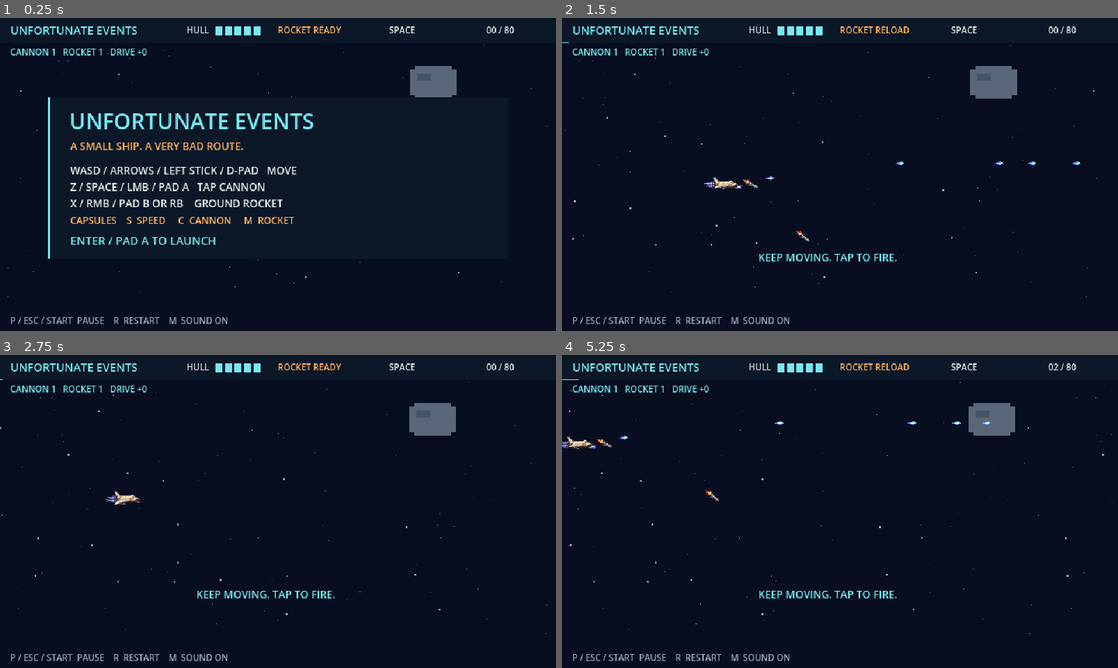
Above: before the commit, frames 1-4 (two rows, left to right).
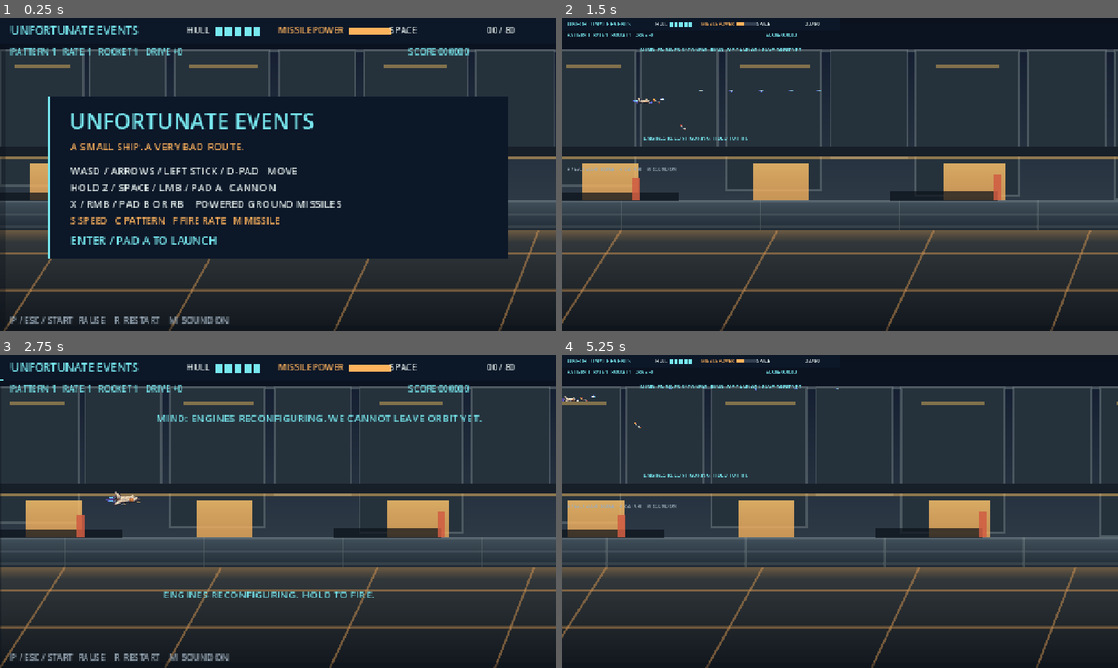
Above: after the commit, the same moments.

Repository: Jonty303/Unfortunate-Events
Game: Godot game, scene res://main.tscn
The game is run twice, just before and just after one commit, with the same random seed, the same clock (stepped at 60 frames per second) and the same inputs.
Inputs (mouse positions are in pixels of both pictures, inside the frame that each line leads up to):
- Up to frame 1 (0.25 s): no input
- Up to frame 2 (1.5 s): tap Enter at 0.5 s; move the mouse to (962, 158) at 0.52 s; hold D 0.53-1.28 s; hold Z 0.53-1.28 s; click (962, 158) at 0.67 s; tap Space at 0.77, 1.07 s; tap X at 0.8, 1.35 s; move the mouse to (728, 190) at 1.27 s; hold S from 1.28 s (still down); click (728, 190) at 1.42 s
- Up to frame 3 (2.75 s): tap Space at 1.52, 1.82 s; tap Enter at 1.55, 2.1 s; move the mouse to (333, 442) at 2.02 s; release S at 2.03 s; hold D from 2.03 s (still down); click (333, 442) at 2.17 s; tap R at 2.3 s
- Up to frame 4 (5.25 s): move the mouse to (812, 574) at 2.77 s; release D at 2.78 s; hold W 2.78-3.53 s; tap R at 2.85 s; click (812, 574) at 2.92 s; tap Space at 3.02, 3.05, 3.32, 4.52, 4.82 s; move the mouse to (1006, 558) at 3.52 s; hold Space 3.53-4.28 s; hold A 3.53-5.03 s; click (1006, 558) at 3.67 s; tap Z at 3.8, 4.35 s; move the mouse to (673, 464) at 4.27 s; click (673, 464) at 4.42 s; tap X at 4.55, 5.1 s; move the mouse to (867, 511) at 5.02 s; hold S from 5.03 s (still down); click (867, 511) at 5.17 s

The runs differ from the first frame. In frame 1, 38% of the frame differs, in the area x 0-100%, y 2-100%; in frame 2, 74%; in frame 3, 74%; in frame 4, 74%, in the area x 0-100%, y 1-100%.

Commit message:
Start milestone 01 opening slice

Diff:
--- /dev/null
+++ b/initial prototype/assets/backdrops/hangar.svg
@@ -0,0 +1,26 @@
+<svg xmlns="http://www.w3.org/2000/svg" width="2560" height="720" viewBox="0 0 2560 720">
+  <defs>
+    <linearGradient id="sky" x2="0" y2="1"><stop stop-color="#101a2e"/><stop offset=".72" stop-color="#35424b"/><stop offset="1" stop-color="#111c25"/></linearGradient>
+    <linearGradient id="floor" x2="0" y2="1"><stop stop-color="#6e5b43"/><stop offset=".12" stop-color="#31373a"/><stop offset="1" stop-color="#11171d"/></linearGradient>
+    <linearGradient id="glow" x2="0" y2="1"><stop stop-color="#ffcb75" stop-opacity=".9"/><stop offset="1" stop-color="#ff7a3b" stop-opacity="0"/></linearGradient>
+    <linearGradient id="steel" x2="0" y2="1"><stop stop-color="#72808a"/><stop offset=".12" stop-color="#3f4d58"/><stop offset="1" stop-color="#202b35"/></linearGradient>
+    <pattern id="grid" width="96" height="48" patternUnits="userSpaceOnUse"><path d="M0 0H96M0 0V48" fill="none" stroke="#aeb8ba" stroke-opacity=".1" stroke-width="2"/></pattern>
+  </defs>
+  <rect width="2560" height="720" fill="url(#sky)"/>
+  <path d="M0 0h2560v74H0z" fill="#0b1220"/><path d="M0 72h2560v8H0z" fill="#6d7880" opacity=".55"/>
+  <g fill="#25323c" stroke="#8a9698" stroke-opacity=".38" stroke-width="4">
+    <path d="M0 74h192v312H0zM206 74h176v228H206zM402 74h218v322H402zM642 74h176v248H642zM838 74h238v334H838zM1096 74h180v238h-180zM1296 74h220v342h-220zM1536 74h188v245h-188zM1744 74h232v332h-232zM1992 74h180v232h-180zM2192 74h206v334h-206zM2418 74h142v258h-142z"/>
+  </g>
+  <g fill="url(#grid)"><path d="M0 74h2560v344H0z"/></g>
+  <g fill="#c09a57" opacity=".6"><path d="M34 106h126v9H34zM434 106h160v9H434zM884 106h146v9H884zM1334 106h138v9h-138zM1780 106h148v9h-148zM2232 106h136v9h-136z"/></g>
+  <path d="M0 296h2560v22H0z" fill="#171f29"/><path d="M0 318h2560v6H0z" fill="#f0b65f" opacity=".52"/>
+  <g fill="#f0b65f" opacity=".7"><path d="M70 334h130v84H70zM464 334h128v84H464zM902 334h142v84H902zM1344 334h130v84h-130zM1790 334h138v84h-138zM2220 334h132v84h-132z"/></g>
+  <g fill="url(#glow)" opacity=".54"><path d="M70 334h130v180H70zM464 334h128v180H464zM902 334h142v180H902zM1344 334h130v180h-130zM1790 334h138v180h-138zM2220 334h132v180h-132z"/></g>
+  <path d="M0 418h2560v70H0z" fill="url(#steel)"/>
+  <g stroke="#a9b1aa" stroke-opacity=".28" stroke-width="3" fill="none"><path d="M0 452h2560M0 480h2560M160 418v70M480 418v70M800 418v70M1120 418v70M1440 418v70M1760 418v70M2080 418v70M2400 418v70"/></g>
+  <path d="M0 488h2560v232H0z" fill="url(#floor)"/>
+  <g fill="none" stroke="#d29451" stroke-opacity=".5" stroke-width="5"><path d="M0 542h2560M0 627h2560"/><path d="M160 488l-150 232M520 488l-130 232M880 488L770 720M1240 488l-90 232M1600 488l-50 232M1960 488l-10 232M2320 488l30 232"/></g>
+  <g fill="#0a1018" opacity=".72"><path d="M0 402h292v20H0zM778 398h248v24H778zM1670 401h318v21h-318zM2220 400h240v22h-240z"/></g>
+  <g fill="#d05b42" opacity=".85"><path d="M186 368h18v50h-18zM1018 360h16v58h-16zM1510 366h18v52h-18zM2380 362h18v56h-18z"/></g>
+  <path d="M0 0h2560v720H0z" fill="none" stroke="#0a0f18" stroke-width="28" opacity=".35"/>
+</svg>
--- /dev/null
+++ b/initial prototype/assets/backdrops/orbit.svg
@@ -0,0 +1,18 @@
+<svg xmlns="http://www.w3.org/2000/svg" width="2560" height="720" viewBox="0 0 2560 720">
+  <defs>
+    <linearGradient id="space" x2="0" y2="1"><stop stop-color="#080d1e"/><stop offset=".7" stop-color="#18223a"/><stop offset="1" stop-color="#364554"/></linearGradient>
+    <linearGradient id="planet" x2="0" y2="1"><stop stop-color="#a6bdad"/><stop offset=".2" stop-color="#6d887f"/><stop offset="1" stop-color="#283d48"/></linearGradient>
+    <linearGradient id="atmo" x2="0" y2="1"><stop stop-color="#7dd1dc" stop-opacity="0"/><stop offset=".7" stop-color="#7dd1dc" stop-opacity=".22"/><stop offset="1" stop-color="#c3e6cc" stop-opacity=".72"/></linearGradient>
+    <radialGradient id="nebula"><stop stop-color="#6e517c" stop-opacity=".45"/><stop offset="1" stop-color="#202344" stop-opacity="0"/></radialGradient>
+  </defs>
+  <rect width="2560" height="720" fill="url(#space)"/>
+  <ellipse cx="1850" cy="260" rx="760" ry="360" fill="url(#nebula)"/>
+  <g fill="#e7f0ef"><circle cx="112" cy="96" r="2"/><circle cx="286" cy="203" r="3"/><circle cx="492" cy="66" r="2"/><circle cx="724" cy="179" r="2"/><circle cx="943" cy="98" r="3"/><circle cx="1182" cy="251" r="2"/><circle cx="1394" cy="78" r="2"/><circle cx="1580" cy="188" r="3"/><circle cx="1800" cy="65" r="2"/><circle cx="2105" cy="154" r="2"/><circle cx="2331" cy="83" r="3"/><circle cx="2480" cy="222" r="2"/></g>
+  <g fill="#95bbc8" opacity=".5"><circle cx="182" cy="260" r="1"/><circle cx="610" cy="286" r="1"/><circle cx="1010" cy="214" r="1"/><circle cx="1480" cy="305" r="1"/><circle cx="1990" cy="286" r="1"/><circle cx="2250" cy="254" r="1"/></g>
+  <ellipse cx="1260" cy="758" rx="1380" ry="326" fill="url(#planet)"/>
+  <ellipse cx="1260" cy="688" rx="1390" ry="340" fill="url(#atmo)"/>
+  <path d="M0 659q180-72 356-30t316-8 322 22 338-28 330 32 310-24 318 26v130H0Z" fill="#31434a" opacity=".85"/>
+  <path d="M0 690q160-24 315-4t312-25 319 28 350-19 340 20 302-25 345 21v70H0Z" fill="#25383e" opacity=".9"/>
+  <g fill="#b6c4b6" opacity=".35"><path d="M168 658l70-90 75 90zM540 660l44-64 60 64zM940 665l86-103 98 103zM1410 661l54-76 79 76zM1798 666l83-102 93 102zM2240 665l48-68 74 68z"/></g>
+  <path d="M0 607q200-48 400 0t400 0 400 0 400 0 400 0 400 0 400 0" fill="none" stroke="#addde2" stroke-opacity=".36" stroke-width="5"/>
+</svg>
--- /dev/null
+++ b/initial prototype/assets/backdrops/overland.svg
@@ -0,0 +1,23 @@
+<svg xmlns="http://www.w3.org/2000/svg" width="2560" height="720" viewBox="0 0 2560 720">
+  <defs>
+    <linearGradient id="sky" x2="0" y2="1"><stop stop-color="#7293a2"/><stop offset=".52" stop-color="#bac2b4"/><stop offset="1" stop-color="#e1b888"/></linearGradient>
+    <linearGradient id="haze" x2="0" y2="1"><stop stop-color="#f1d1a2" stop-opacity="0"/><stop offset="1" stop-color="#eac294" stop-opacity=".76"/></linearGradient>
+    <linearGradient id="ground" x2="0" y2="1"><stop stop-color="#766748"/><stop offset=".18" stop-color="#514b39"/><stop offset="1" stop-color="#292d2b"/></linearGradient>
+    <linearGradient id="ridge" x2="0" y2="1"><stop stop-color="#596d69"/><stop offset="1" stop-color="#374946"/></linearGradient>
+    <pattern id="rock" width="116" height="52" patternUnits="userSpaceOnUse"><path d="M8 42l18-16 19 5 9-15 22 8 13-13 19 26" fill="none" stroke="#d6b178" stroke-opacity=".12" stroke-width="4"/></pattern>
+  </defs>
+  <rect width="2560" height="720" fill="url(#sky)"/>
+  <circle cx="2060" cy="142" r="76" fill="#f4d4a2" opacity=".72"/><circle cx="2060" cy="142" r="112" fill="#f4d4a2" opacity=".12"/>
+  <path d="M0 386L120 333 258 361 402 290 535 343 678 275 798 326 931 248 1068 328 1191 277 1320 340 1472 258 1610 333 1742 268 1860 320 2002 239 2145 322 2274 269 2390 319 2560 253V520H0Z" fill="#71847a"/>
+  <path d="M0 420L145 364 276 398 418 320 540 387 683 317 816 370 956 300 1093 372 1234 318 1363 386 1504 306 1643 376 1777 320 1905 365 2048 285 2189 366 2317 321 2441 369 2560 308V550H0Z" fill="url(#ridge)"/>
+  <g fill="#384c47" opacity=".84"><path d="M0 467h2560v116H0z"/><path d="M82 452l41-56 43 56zM196 462l56-76 59 76zM386 468l42-67 50 67zM633 466l52-78 62 78zM900 466l44-62 49 62zM1132 467l62-86 60 86zM1460 465l50-75 58 75zM1770 466l50-68 57 68zM2070 467l61-87 68 87zM2380 465l48-73 61 73z"/></g>
+  <rect y="350" width="2560" height="210" fill="url(#haze)"/>
+  <path d="M0 484l180-8 166 17 142-12 146 15 132-10 175 16 146-18 179 11 161-14 155 12 168-19 170 11 202-13 138 17v236H0Z" fill="url(#ground)"/>
+  <path d="M0 510l180-8 166 17 142-12 146 15 132-10 175 16 146-18 179 11 161-14 155 12 168-19 170 11 202-13 138 17v210H0Z" fill="url(#rock)"/>
+  <path d="M0 494l180-8 166 17 142-12 146 15 132-10 175 16 146-18 179 11 161-14 155 12 168-19 170 11 202-13 138 17" fill="none" stroke="#d9c089" stroke-width="9" opacity=".58"/>
+  <g fill="#343a37" opacity=".85"><path d="M140 482l18-28 18 28zM320 490l16-32 22 32zM594 493l18-35 22 35zM834 504l18-32 24 32zM1125 496l20-38 24 38zM1432 501l18-32 25 32zM1763 490l22-38 24 38zM2108 497l18-35 24 35zM2390 487l21-40 25 40z"/></g>
+  <path d="M0 552h2560" stroke="#242e2d" stroke-width="6" opacity=".85"/>
+  <g fill="#59605a" opacity=".58"><path d="M80 550h208v14H80zM420 551h156v12H420zM760 550h240v14H760zM1210 551h182v12h-182zM1610 550h228v14h-228zM2030 551h184v12h-184zM2350 550h150v13h-150z"/></g>
+  <g stroke="#d49b63" stroke-width="4" opacity=".42"><path d="M0 602h2560M0 676h2560"/><path d="M240 555l-130 165M750 555l-60 165M1320 555l20 165M1900 555l100 165M2450 555l170 165"/></g>
+  <path d="M0 0h2560v720H0z" fill="none" stroke="#26312f" stroke-width="24" opacity=".18"/>
+</svg>
--- a/initial prototype/game.gd
+++ b/initial prototype/game.gd
@@ -6,7 +6,7 @@
 const ROCKET_LAUNCH := Vector2(225, 82)
 const ROCKET_DROP := 110.0
 const SPEED_GREEN := Color("99dfaa")
-const PICKUP_ORDER := ["S", "C", "M"]
+const PICKUP_ORDER := ["S", "C", "M", "F"]
 const TANK_PIVOT := Vector2(-7, -1)
 const RAIL_PIVOT := Vector2(3, 2)
 const RAIL_LOAD := Vector2(5, -5)
@@ -29,17 +29,25 @@
 	"heavy_rocket": preload("res://assets/flight/heavy_rocket.png"),
 	"rocket_drive": preload("res://assets/flight/rocket_drive.png"),
 	"muzzle_flash": preload("res://assets/flight/muzzle_flash.png"),
-	"shield_hit": preload("res://assets/flight/shield_hit.png"),
 	"impact": preload("res://assets/flight/impact.png"),
 	"small_explosion": preload("res://assets/flight/small_explosion.png"),
 	"debris_cloud": preload("res://assets/flight/debris_cloud.png"),
 }
 # Horizontal strips use equal-width cells. Rates are in frames per second.
-const FRAME_COUNTS := {"shuttle_bank": 5, "main_drive": 6, "rocket_drive": 4, "muzzle_flash": 4, "shield_hit": 8, "impact": 6, "small_explosion": 9, "debris_cloud": 9}
-const EFFECT_FPS := {"muzzle_flash": 48.0, "shield_hit": 18.0, "impact": 28.0, "small_explosion": 22.0, "debris_cloud": 14.0}
+const FRAME_COUNTS := {"shuttle_bank": 5, "main_drive": 6, "rocket_drive": 4, "muzzle_flash": 4, "impact": 6, "small_explosion": 9, "debris_cloud": 9}
+const EFFECT_FPS := {"muzzle_flash": 48.0, "impact": 28.0, "small_explosion": 22.0, "debris_cloud": 14.0}
+const BACKDROPS := {
+	"hangar": preload("res://assets/backdrops/hangar.svg"),
+	"overland": preload("res://assets/backdrops/overland.svg"),
+	"orbit": preload("res://assets/backdrops/orbit.svg"),
+}
 const SIZE := Vector2(640, 360)
+const OUTPUT_SIZE := Vector2(1280, 720)
+const CANNON_INTERVAL := 0.18
+const MISSILE_POWER_COST := 35.0
+const MISSILE_POWER_REGEN := 12.0
 const DURATION := 80.0
-const LAND_START := 32.0
+const LAND_START := 8.0
 const SCROLL := 68.0
 const CYAN := Color("78e8ef")
 const PAPER := Color("e4f0ed")
@@ -51,20 +59,25 @@
 var state := "title"
 var paused := false
 var enemies: Array[Dictionary] = []
+var structures: Array[Dictionary] = []
 var shots: Array[Dictionary] = []
 var sparks: Array[Dictionary] = []
 var events: Array[Dictionary] = []
 var next_event := 0
 var kills := 0
+var score := 0
 var speed_boosts := 0
 var effects: Array[Dictionary] = []
 var missile_wait := 0.0
+var cannon_wait := 0.0
+var missile_power := 100.0
 var font: Font
 var bank := 0.0
 var stars: Array[Vector3] = []
 var rng := RandomNumberGenerator.new()
 var capture := false
 var cannon_level := 1
+var cannon_rate_level := 1
 var missile_level := 1
 var pickups: Array[Dictionary] = []
 var next_pickup := 6.0
@@ -134,6 +147,9 @@
 	elif kind == "C":
 		cannon_level = mini(3, cannon_level + 1)
 		notice = "CANNON %d / %s" % [cannon_level, "TWIN" if cannon_level == 2 else "THREE-WAY"]
+	elif kind == "F":
+		cannon_rate_level = mini(3, cannon_rate_level + 1)
+		notice = "FIRE RATE %d / 3" % cannon_rate_level
 	else:
 		missile_level = mini(3, missile_level + 1)
 		notice = "ROCKET %d / %s" % [missile_level, "TWIN LAUNCH" if missile_level == 2 else "HEAVY + FAST RELOAD"]
@@ -169,9 +185,10 @@
 		for member in range(4):
 			events.append({"time": 3.0 + wave * 4.0 + member * 0.45, "kind": "fighter", "y": 80.0 + (wave % 4) * 45.0})
 	for wave in range(8):
-		events.append({"time": 38.0 + wave * 4.5, "kind": "tank" if wave % 2 == 0 else "launcher", "y": 308.0})
+		events.append({"time": 12.0 + wave * 6.5, "kind": "tank" if wave % 2 == 0 else "launcher", "y": 308.0})
+		events.append({"time": 15.0 + wave * 5.8, "kind": "building_military" if wave % 2 == 0 else "building_civilian", "y": 318.0})
 		for member in range(3):
-			events.append({"time": 39.0 + wave * 4.5 + member * 0.55, "kind": "fighter", "y": 90.0 + (wave % 3) * 50.0})
+			events.append({"time": 13.0 + wave * 6.5 + member * 0.55, "kind": "fighter", "y": 90.0 + (wave % 3) * 50.0})
 	events.sort_custom(func(a: Dictionary, b: Dictionary) -> bool: return a.time < b.time)
 
 func start() -> void:
@@ -181,9 +198,13 @@
 	invulnerable = 0.0
 	elapsed = 0.0
 	missile_wait = 0.0
+	cannon_wait = 0.0
+	missile_power = 100.0
 	next_event = 0
 	kills = 0
+	score = 0
 	cannon_level = 1
+	cannon_rate_level = 1
 	missile_level = 1
 	speed_boosts = 0
 	effects.clear()
@@ -192,7 +213,10 @@
 	pickup_number = 0
 	notice_time = 0
 	paused = false
+	notice = "MIND: ENGINES RECONFIGURING. WE CANNOT LEAVE ORBIT YET."
+	notice_time = 4.0
 	enemies.clear()
+	structures.clear()
 	shots.clear()
 	sparks.clear()
 	state = "playing"
@@ -235,7 +259,8 @@
 	queue_redraw()
 
 func fire_cannon() -> void:
-	if state == "playing" and not paused:
+	if state == "playing" and not paused and cannon_wait <= 0.0:
+		cannon_wait = cannon_fire_interval()
 		if cannon_level == 2:
 			flight_effect("muzzle_flash", Vector2(20, -1))
 			flight_effect("muzzle_flash", Vector2(20, 7))
@@ -250,8 +275,12 @@
 				shots.append({"p": player + Vector2(17, 3), "v": Vector2(510, 510 * slope), "friendly": true, "damage": 1, "missile": false})
 		sound_effect("cannon")
 
+func cannon_fire_interval() -> float:
+	return maxf(0.09, CANNON_INTERVAL - float(cannon_rate_level - 1) * 0.035)
+
 func fire_missile() -> void:
-	if state == "playing" and not paused and missile_wait <= 0.0:
+	if state == "playing" and not paused and missile_wait <= 0.0 and missile_power >= MISSILE_POWER_COST:
+		missile_power -= MISSILE_POWER_COST
 		shots.append({"p": player + Vector2(2, 6), "v": ROCKET_LAUNCH, "friendly": true, "damage": 4, "missile": true})
 		missile_wait = 0.45
 		if missile_level >= 2:
@@ -272,6 +301,9 @@
 			effects.remove_at(i)
 
 func spawn_enemy(kind: String, pos: Vector2) -> void:
+	if kind.begins_with("building_"):
+		structures.append({"kind": kind.trim_prefix("building_"), "p": Vector2(pos.x, ground_y()), "hp": 3 if kind.ends_with("military") else 2, "flash": 0.0})
+		return
 	enemies.append({"kind": kind, "p": pos, "base_y": pos.y, "age": 0.0, "hp": 2 if kind == "fighter" else 4, "fire": 1.3, "flash": 0.0, "elevation": 0.0, "fired_ago": 10.0})
 
 func _physics_process(delta: float) -> void:
@@ -307,6 +339,13 @@
 		elif pickups[i].p.x < -20:
 			pickups.remove_at(i)
 	missile_wait = maxf(0, missile_wait - delta)
+	cannon_wait = maxf(0, cannon_wait - delta)
+	missile_power = minf(100.0, missile_power + MISSILE_POWER_REGEN * delta)
+	var cannon_held := Input.is_physical_key_pressed(KEY_Z) or Input.is_physical_key_pressed(KEY_SPACE) or Input.is_mouse_button_pressed(MOUSE_BUTTON_LEFT)
+	for device in Input.get_connected_joypads():
+		cannon_held = cannon_held or Input.is_joy_button_pressed(device, JOY_BUTTON_A)
+	if cannon_held and cannon_wait <= 0.0:
+		fire_cannon()
 	invulnerable = maxf(0, invulnerable - delta)
 	var speed := START_SPEED + SPEED_INCREMENT * speed_boosts
 	var old_y := player.y
@@ -324,6 +363,10 @@
 		var ev: Dictionary = events[next_event]
 		spawn_enemy(ev.kind, Vector2(665, ev.y))
 		next_event += 1
+	for building in structures:
+		building.p.x -= SCROLL * delta
+		building.p.y = ground_y()
+		building.flash = maxf(0.0, building.flash - delta)
 	for e in enemies:
 		e.age += delta
 		e.flash = maxf(0, e.flash - delta)
@@ -342,6 +385,18 @@
 			s.p += s.v * delta
 		var spent := false
 		if s.friendly:
+			for building in structures:
+				var building_box := Rect2(building.p + Vector2(-18, -42), Vector2(36, 42))
+				if segment_hits(previous, s.p, building_box.grow(3 if s.missile else 1)):
+					building.hp -= s.damage
+					building.flash = 0.12
+					if building.hp <= 0:
+						structure_destroyed(building)
+					spent = true
+					break
+			if spent:
+				shots.remove_at(i)
+				continue
 			for e in enemies:
 				if e.hp <= 0: continue
 				# Swept segment avoids tunnelling even at low frame rates.
@@ -364,6 +419,9 @@
 			spent = true
 		if spent or s.p.x < -30 or s.p.x > 680 or s.p.y < 28 or s.p.y > ground:
 			shots.remove_at(i)
+	for i in range(structures.size() - 1, -1, -1):
+		if structures[i].hp <= 0 or structures[i].p.x < -40:
+			structures.remove_at(i)
 	for i in range(enemies.size() - 1, -1, -1):
 		if enemies[i].hp <= 0:
 			flight_effect("debris_cloud", enemies[i].p)
@@ -442,12 +500,24 @@
 			if lo > hi: return false
 	return true
 
+func structure_destroyed(building: Dictionary) -> void:
+	flight_effect("debris_cloud", building.p + Vector2(0, -18))
+	flight_effect("small_explosion", building.p + Vector2(0, -18))
+	if building.kind == "military":
+		score += 100
+		missile_power = minf(100.0, missile_power + 20.0)
+		notice = "MILITARY SITE DESTROYED  +100 / POWER SALVAGED"
+	else:
+		notice = "PILOT: THAT WAS CIVILIAN.  MIND: IT WAS IN THE WAY."
+	notice_time = 3.0
+	sound_effect("boom")
+
 func hurt() -> void:
 	if invulnerable > 0 or state != "playing": return
 	hull -= 1
 	sound_effect("hit")
 	invulnerable = 1.4
-	flight_effect("shield_hit", Vector2.ZERO)
+	flight_effect("debris_cloud", player + Vector2(4, 0))
 	if hull <= 0:
 		state = "destroyed"
 		sound_effect("boom")
@@ -457,6 +527,21 @@
 func burst(pos: Vector2, color: Color, count: int) -> void:
 	for i in range(count):
 		sparks.append({"p": pos, "v": Vector2.from_angle(rng.randf() * TAU) * rng.randf_range(25, 100), "life": rng.randf_range(0.15, 0.5), "color": color})
+
+func draw_structure(building: Dictionary) -> void:
+	var p: Vector2 = building.p.round()
+	var tint := Color("ffcc89") if building.flash > 0 else Color.WHITE
+	var military: bool = building.kind == "military"
+	var main := Color("465461") if military else Color("776b5b")
+	var roof := Color("9a7049") if military else Color("bd9670")
+	draw_rect(Rect2(p + Vector2(-18, -40), Vector2(36, 40)), main * tint)
+	draw_rect(Rect2(p + Vector2(-22, -43), Vector2(44, 7)), roof * tint)
+	draw_rect(Rect2(p + Vector2(-14, -33), Vector2(9, 10)), Color("e5c785") * tint)
+	draw_rect(Rect2(p + Vector2(3, -33), Vector2(8, 10)), Color("e5c785") * tint)
+	draw_rect(Rect2(p + Vector2(-4, -16), Vector2(9, 16)), Color("292e32") * tint)
+	if military:
+		draw_rect(Rect2(p + Vector2(10, -49), Vector2(3, 8)), Color("b94e3c") * tint)
+		draw_rect(Rect2(p + Vector2(-15, -3), Vector2(30, 3)), Color("d39a59") * tint)
 
 func draw_enemy(e: Dictionary) -> void:
 	var tint := Color(3, 3, 3) if e.flash > 0 else Color.WHITE
@@ -494,33 +579,19 @@
 	draw_string(font, pos, words, HORIZONTAL_ALIGNMENT_LEFT, -1, size, color)
 
 func _draw() -> void:
-	var land := clampf((elapsed - LAND_START) / 6.0, 0, 1)
-	draw_rect(Rect2(Vector2.ZERO, SIZE), Color("080e20").lerp(Color("233348"), land))
-	for star in stars:
-		var p := Vector2(fposmod(star.x - elapsed * (15 + star.z * 40), 640), star.y)
-		draw_rect(Rect2(p.round(), Vector2.ONE * (2 if star.z > 0.85 else 1)), Color(0.55, 0.75, 0.85, (1 - land * 0.7) * star.z))
-	# Distant pixel moon and atmospheric bands.
-	draw_rect(Rect2(478 - elapsed * 1.8, 55, 42, 4), Color("596778"))
-	draw_rect(Rect2(472 - elapsed * 1.8, 59, 54, 30), Color("596778"))
-	draw_rect(Rect2(478 - elapsed * 1.8, 89, 42, 4), Color("596778"))
-	draw_rect(Rect2(480 - elapsed * 1.8, 64, 16, 8), Color("465467"))
-	if land > 0:
-		for layer in range(2):
-			var offset := fposmod(elapsed * (13 + layer * 14), 80)
-			for i in range(10):
-				var h := 22 + ((i * 37 + layer * 17) % 55)
-				draw_rect(Rect2(i * 80 - offset, 318 - h * land, 82, h * land), Color("2a4454") if layer == 0 else Color("33515c"))
-		var gy := ground_y()
-		draw_rect(Rect2(0, gy, 640, 80), Color("172d35"))
-		draw_rect(Rect2(0, gy, 640, 3), Color("89a38c"))
-		for i in range(18):
-			draw_rect(Rect2(i * 40 - fposmod(elapsed * SCROLL, 40), gy + 8, 21, 3), Color("39545a"))
+	var phase: String = "hangar" if elapsed < 7.0 else ("overland" if elapsed < 68.0 else "orbit")
+	var backdrop: Texture2D = BACKDROPS[phase]
+	var offset := fposmod(elapsed * (24.0 if phase == "hangar" else 12.0), 1280.0)
+	draw_texture_rect_region(backdrop, Rect2(Vector2.ZERO, OUTPUT_SIZE), Rect2(Vector2(offset, 0), OUTPUT_SIZE))
+	draw_set_transform(Vector2.ZERO, 0.0, Vector2(2, 2))
 	for item in pickups:
 		var pos: Vector2 = item.p.round()
 		var color := SPEED_GREEN if item.kind == "S" else (CYAN if item.kind == "C" else ORANGE)
 		draw_rect(Rect2(pos - Vector2(10, 10), Vector2(20, 20)), Color("0c1728"))
 		draw_rect(Rect2(pos - Vector2(10, 10), Vector2(20, 20)), color, false, 2)
 		label_at(item.kind, pos + Vector2(-5, 5), 14, color)
+	for building in structures:
+		draw_structure(building)
 	for e in enemies:
 		draw_enemy(e)
 	for shot in shots:
@@ -540,11 +611,10 @@
 		var cycle := int(elapsed * (14 + speed_boosts * 3))
 		flight_sprite("main_drive", player + Vector2(-20, -1), cycle)
 		flight_sprite("main_drive", player + Vector2(-20, 2), cycle + 2)
-		var hull_tint := Color("a1d0f2") if invulnerable > 0 and int(invulnerable * 12) % 2 == 0 else Color.WHITE
-		flight_sprite("shuttle_bank", player, roundi(bank * 2) + 2, hull_tint)
+		flight_sprite("shuttle_bank", player, roundi(bank * 2) + 2, Color.WHITE)
 	for fx in effects:
 		var pos: Vector2 = fx.p
-		if fx.kind in ["shield_hit", "muzzle_flash"]:
+		if fx.kind == "muzzle_flash":
 			if state == "destroyed": continue
 			pos += player
 		flight_sprite(fx.kind, pos, int(fx.age * EFFECT_FPS[fx.kind]))
@@ -555,19 +625,22 @@
 	if paused:
 		label_at("PAUSED", Vector2(161, 18), 10, ORANGE)
 	label_at("HULL", Vector2(215, 18), 10)
+	label_at("SCORE %06d" % score, Vector2(470, 43), 10, CYAN)
 	for i in range(5):
 		draw_rect(Rect2(248 + i * 11, 10, 8, 10), CYAN if i < hull else Color("334052"))
-	label_at("ROCKET " + ("READY" if missile_wait <= 0 else "RELOAD"), Vector2(320, 18), 10, ORANGE)
+	label_at("MISSILE POWER", Vector2(320, 18), 10, ORANGE)
+	draw_rect(Rect2(402, 11, 48, 8), Color("334052"))
+	draw_rect(Rect2(402, 11, 48 * missile_power / 100.0, 8), ORANGE)
 	label_at("SPACE" if elapsed < LAND_START else "OVERLAND", Vector2(448, 18), 10)
 	label_at("%02d / 80" % mini(int(elapsed), 80), Vector2(560, 18), 10)
 	draw_rect(Rect2(0, 28, 640 * minf(elapsed / DURATION, 1), 1), CYAN)
-	label_at("CANNON %d   ROCKET %d   DRIVE +%d" % [cannon_level, missile_level, speed_boosts], Vector2(12, 43), 10, CYAN)
+	label_at("PATTERN %d   RATE %d   ROCKET %d   DRIVE +%d" % [cannon_level, cannon_rate_level, missile_level, speed_boosts], Vector2(12, 43), 10, CYAN)
 	if notice_time > 0:
 		label_at(notice, Vector2(180, 77), 12, CYAN)
 	if state == "playing" and elapsed > 32 and elapsed < 37:
 		label_at("ENTERING LOW ATMOSPHERE", Vector2(219, 57), 12, ORANGE)
 	if state == "playing" and elapsed < 3:
-		label_at("KEEP MOVING. TAP TO FIRE.", Vector2(226, 280), 12, CYAN)
+		label_at("ENGINES RECONFIGURING. HOLD TO FIRE.", Vector2(188, 280), 12, CYAN)
 	if state != "playing":
 		draw_rect(Rect2(55, 91, 530, 186), Color("0c1728"))
 		draw_rect(Rect2(55, 91, 3, 186), CYAN)
@@ -582,9 +655,9 @@
 		label_at(title, Vector2(80, 128), 25, CYAN)
 		label_at(subtitle, Vector2(81, 152), 12, ORANGE)
 		label_at("WASD / ARROWS / LEFT STICK / D-PAD   MOVE", Vector2(81, 180))
-		label_at("Z / SPACE / LMB / PAD A   TAP CANNON", Vector2(81, 199))
-		label_at("X / RMB / PAD B OR RB    GROUND ROCKET", Vector2(81, 218))
-		label_at("CAPSULES    S  SPEED     C  CANNON     M  ROCKET", Vector2(81, 237), 11, ORANGE)
+		label_at("HOLD Z / SPACE / LMB / PAD A   CANNON", Vector2(81, 199))
+		label_at("X / RMB / PAD B OR RB    POWERED GROUND MISSILES", Vector2(81, 218))
+		label_at("S SPEED   C PATTERN   F FIRE RATE   M MISSILE", Vector2(81, 237), 11, ORANGE)
 		label_at("ENTER / PAD A TO LAUNCH" if state == "title" else "R / PAD Y TO RESTART", Vector2(81, 261), 13, CYAN)
 	var pause_action := "RESUME" if paused else "PAUSE"
 	label_at("P / ESC / START  %s    R  RESTART    M  SOUND %s" % [pause_action, "OFF" if muted else "ON"], Vector2(12, 352), 10, Color("9babba"))
--- a/initial prototype/project.godot
+++ b/initial prototype/project.godot
@@ -16,12 +16,12 @@
 
 [display]
 
-window/size/viewport_width=640
-window/size/viewport_height=360
-window/size/window_width_override=1280
-window/size/window_height_override=720
-window/stretch/mode="viewport"
-window/stretch/scale_mode="integer"
+window/size/viewport_width=1280
+window/size/viewport_height=720
+window/size/window_width_override=1920
+window/size/window_height_override=1080
+window/stretch/mode="canvas_items"
+window/stretch/scale_mode="fractional"
 
 [rendering]
 
